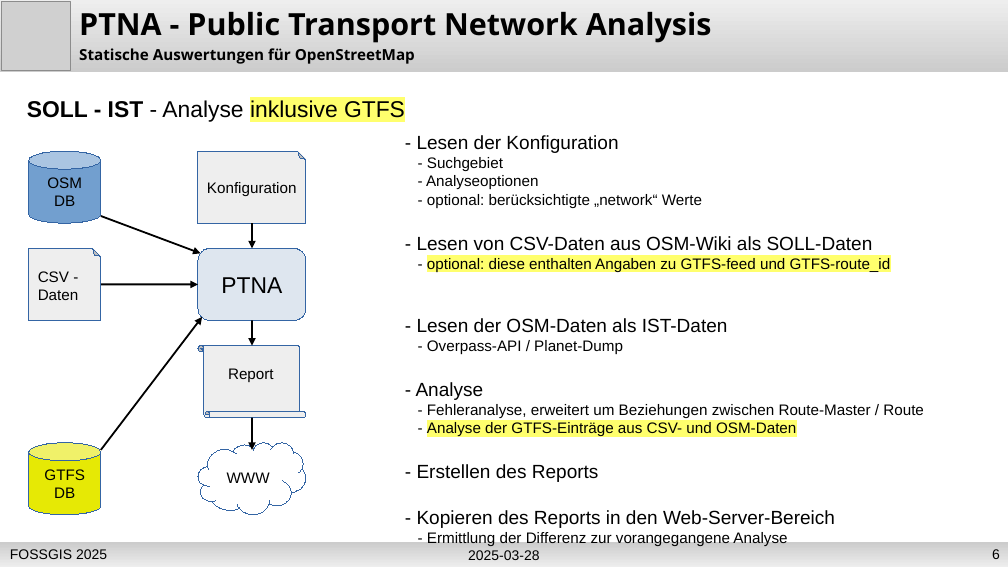
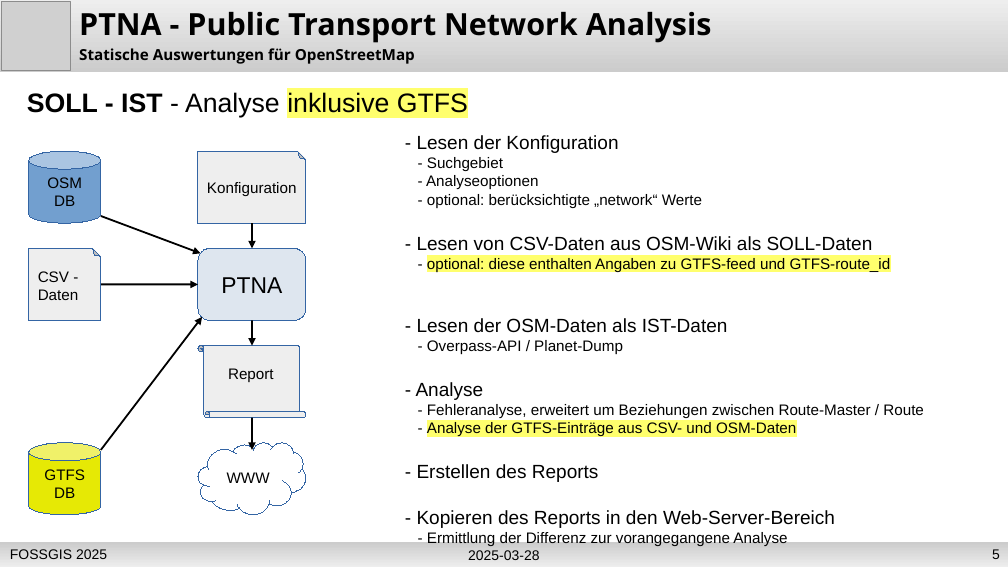
Before and after one commit to osm-ToniE/ptna-www, a slide deck: slide 5 of de/fossgis_2025_PTNA_Erdmann.odp (slide 6 before the commit). Drawn at 1008x567 pixels with LibreOffice and Linux fonts; fonts in the diff are those of the drawing; grey boxes stand for pictures. Boxes give left, top, right and bottom in pixels: in the first picture for what was removed or moved away, otherwise in the second. Text is boxed around its words. In the diff, an @@ line names an element or a change of style, - is before the commit and + after.

```diff
--- a/de/fossgis_2025_PTNA_Erdmann.odp
+++ b/de/fossgis_2025_PTNA_Erdmann.odp
@@ text "SOLL - IST - Analyse ...": place and size @@
-text "SOLL - IST - Analyse ..." at <box>27,100,405,123</box>
+text "SOLL - IST - Analyse ..." at <box>27,92,468,117</box>
@@ text "SOLL - IST - Analyse ..." at <box>27,92,468,117</box>: size 18 to 21 pt @@
@@ page number at <box>992,549,1000,559</box>: text changed @@
-6
+5
```
Also in this commit, not shown: 9 other slides changed, 1 slide added.
